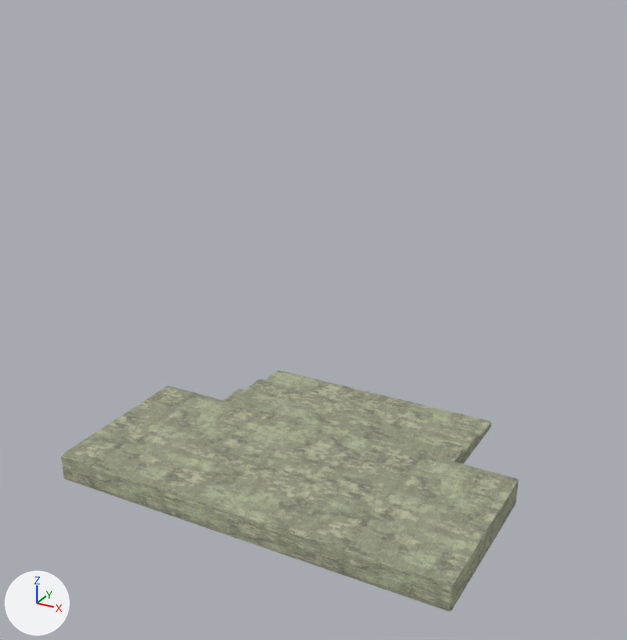
The Blender file BaseFramework 3D/Asset/Blender/Map/Castle/Stairs/Stairs.blend: old version first, new version second.
One viewpoint serves both versions: a 50 mm camera at (9.85, -14.16, 12.55) aimed at (-0.26, 4.22, 3.36). The axes (+X, +Y, +Z) are drawn at lower left. The lights are the same throughout. The older version comes first. Mesh edges are drawn as thin lines on the coarser meshes.

The scene before the commit, as lines of its bpy script (objects in view):
```python
me_cube_001 = bpy.data.meshes.new('Cube.001')
me_cube_001.from_pydata(...)  # 219 vertices, 314 faces; spans x -5.6..5.46, y -0.09..8.03, z -0.77..0.02
me_cube_001.materials.append(mat_stone_4)
ob_pedestal = bpy.data.objects.new('pedestal', me_cube_001)
ob_pedestal.location = (0.0, 0.0, 0.0)
```
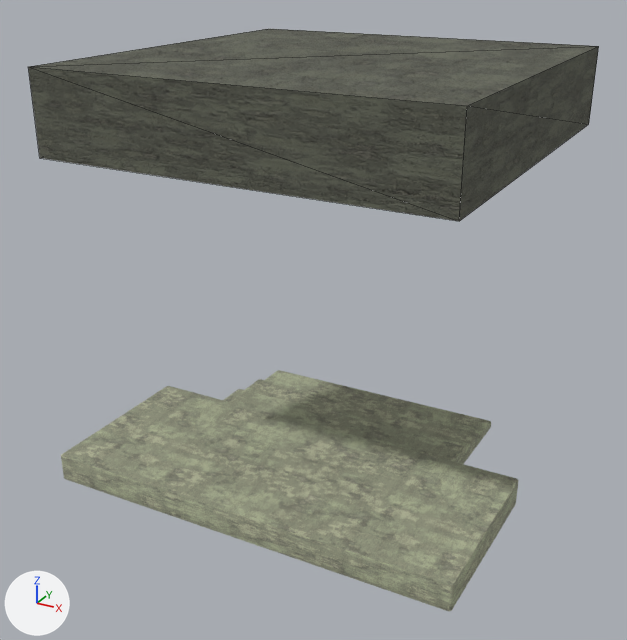
What changed in the scene script:
```text
Add img_stone_2_c:
    img_stone_2_c = load_image('stone_2_c', '_unpacked/stone_2_c.png', 512, 512, 'sRGB')
Add img_normalmap:
    img_normalmap = load_image('NormalMap', '_unpacked/NormalMap.png', 512, 512, 'Non-Color')
Add mat_マテリアル:
    mat_マテリアル = bpy.data.materials.new('マテリアル')
    # uses the picture img_normalmap
    # uses the picture img_stone_2_c
Add me_立方体:
    me_立方体.from_pydata(...)  # 24 vertices, 12 faces; spans x -5.0..5.0, y -0.03..9.98, z 8.0..10.0
    me_立方体.materials.append(mat_マテリアル)
Add ob_立方体:
    ob_立方体 = bpy.data.objects.new('立方体', me_立方体)
    ob_立方体.location = (0.0, 0.0, 0.0)
```

What differs and where, as boxes [x1, y1, x2, y2] in the pictures (627 x 640 px):
'立方体', added: after [28, 29, 599, 221]
